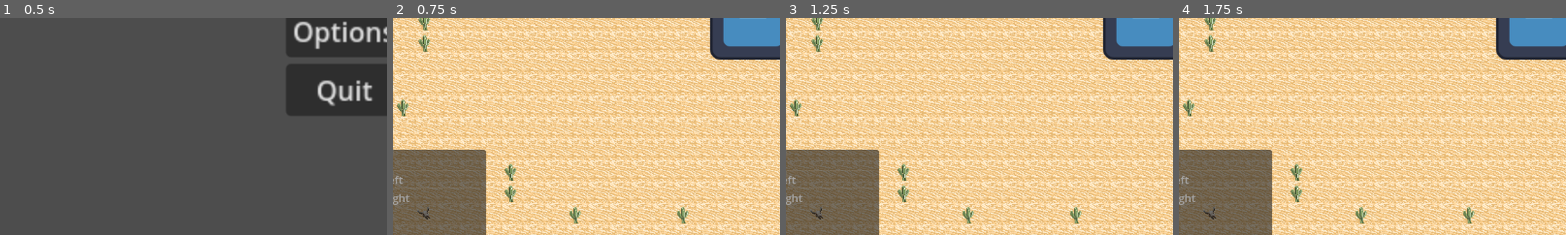
Above: before the commit, frames 1-4 (left to right).
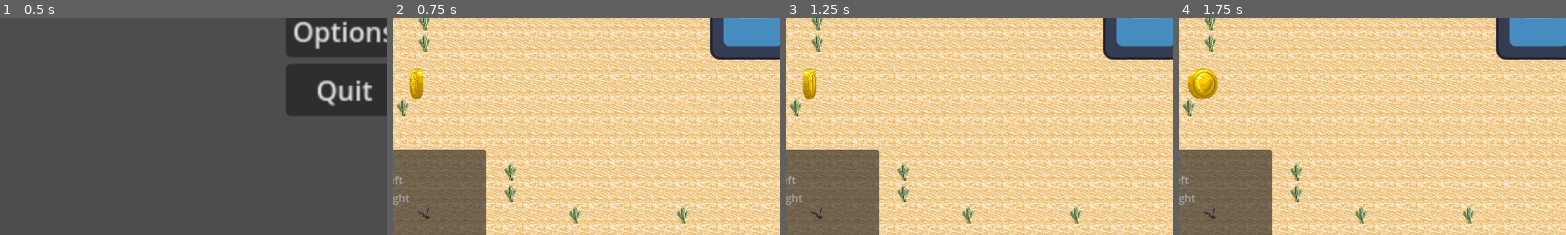
Above: after the commit, the same moments.

Repository: RunningGriffin/Hackathon-BYU-I
Game: Godot game, scene res://mainMenu.tscn
The game is run twice, just before and just after one commit, with the same random seed, the same clock (stepped at 60 frames per second) and the same inputs. The engine's default icon, where the game draws it, is replaced by a stand-in: a white triangle on a blue panel in a dark square.
Inputs:
- Up to frame 1 (0.5 s): no input
- Up to frame 2 (0.75 s): click "Play" at 0.5 s
- Up to frame 3 (1.25 s): no input
- Up to frame 4 (1.75 s): no input
The pictures show only the part of the screen within x 6-56%, y 47-96%; the shares and areas given below are measured in that part.

Frame 1 is identical in both runs. In frame 2, 0.5% of the frame differs, in the area x 4-9%, y 23-38%; in frame 3, 0.5%; in frame 4, 0.9%, in the area x 2-11%, y 23-38%.
Error in both runs: Invalid access to property or key 'position' on a base object of type 'null instance'. (res://Enemy.gd:94)

Commit message:
Added a victory screen scene n' whatnot

Diff:
--- /dev/null
+++ b/victory.gd
@@ -0,0 +1,15 @@
+extends Control
+
+
+# Button to main menu, will be replaced with button for next level if we get there
+func _on_next_level_button_pressed():
+	get_tree().change_scene_to_file("res://mainMenu.tscn")
+
+
+# Button for replaying the level
+func _on_replay_button_pressed():
+	get_tree().change_scene_to_file("res://world.tscn")
+
+# Show the player's score
+func print_results():
+	pass
--- /dev/null
+++ b/victory.tscn
@@ -0,0 +1,101 @@
+[gd_scene load_steps=6 format=3 uid="uid://cnmtc4eeu6q24"]
+
+[ext_resource type="Script" path="res://victory.gd" id="1_vvf3y"]
+[ext_resource type="FontFile" uid="uid://cwcmqnkjbp28c" path="res://font/Godot-Fontpack-master/fonts/architect-s-daughter/ArchitectsDaughter.ttf" id="2_6ok3l"]
+[ext_resource type="FontFile" uid="uid://0aoee57resw3" path="res://font/Godot-Fontpack-master/fonts/droid-sans/DroidSans-Bold.ttf" id="3_42o2o"]
+
+[sub_resource type="StyleBoxFlat" id="StyleBoxFlat_puij2"]
+bg_color = Color(0.72549, 0.576471, 0.529412, 1)
+corner_radius_top_left = 50
+corner_radius_top_right = 50
+corner_radius_bottom_right = 50
+corner_radius_bottom_left = 50
+
+[sub_resource type="LabelSettings" id="LabelSettings_hp7h4"]
+font = ExtResource("2_6ok3l")
+font_size = 96
+
+[node name="victoryScreen" type="Control"]
+layout_mode = 3
+anchors_preset = 15
+anchor_right = 1.0
+anchor_bottom = 1.0
+grow_horizontal = 2
+grow_vertical = 2
+script = ExtResource("1_vvf3y")
+
+[node name="ColorRect" type="ColorRect" parent="."]
+layout_mode = 1
+anchors_preset = 15
+anchor_right = 1.0
+anchor_bottom = 1.0
+grow_horizontal = 2
+grow_vertical = 2
+color = Color(0, 0, 0, 0.490196)
+
+[node name="Panel" type="Panel" parent="."]
+layout_mode = 1
+anchors_preset = 8
+anchor_left = 0.5
+anchor_top = 0.5
+anchor_right = 0.5
+anchor_bottom = 0.5
+offset_left = -345.0
+offset_top = -218.0
+offset_right = 352.0
+offset_bottom = 207.0
+grow_horizontal = 2
+grow_vertical = 2
+theme_override_styles/panel = SubResource("StyleBoxFlat_puij2")
+
+[node name="Label" type="Label" parent="Panel"]
+layout_mode = 1
+anchors_preset = 5
+anchor_left = 0.5
+anchor_right = 0.5
+offset_left = -311.5
+offset_top = 8.0
+offset_right = 311.5
+offset_bottom = 177.0
+grow_horizontal = 2
+text = "Game Over"
+label_settings = SubResource("LabelSettings_hp7h4")
+
+[node name="NextLevelButton" type="Button" parent="Panel"]
+layout_mode = 1
+anchors_preset = 8
+anchor_left = 0.5
+anchor_top = 0.5
+anchor_right = 0.5
+anchor_bottom = 0.5
+offset_left = -159.5
+offset_top = 62.5
+offset_right = 157.5
+offset_bottom = 136.5
+grow_horizontal = 2
+grow_vertical = 2
+theme_override_fonts/font = ExtResource("3_42o2o")
+theme_override_font_sizes/font_size = 56
+text = "Back to Menu"
+
+[node name="ReplayButton" type="Button" parent="Panel"]
+layout_mode = 1
+anchors_preset = 8
+anchor_left = 0.5
+anchor_top = 0.5
+anchor_right = 0.5
+anchor_bottom = 0.5
+offset_left = -4.0
+offset_top = -4.0
+offset_right = 4.0
+offset_bottom = 4.0
+grow_horizontal = 2
+grow_vertical = 2
+theme_override_fonts/font = ExtResource("3_42o2o")
+theme_override_font_sizes/font_size = 40
+text = "Replay"
+
+[connection signal="pressed" from="Panel/NextLevelButton" to="." method="_on_restart_button_pressed"]
+[connection signal="pressed" from="Panel/NextLevelButton" to="." method="_on_next_level_button_pressed"]
+[connection signal="pressed" from="Panel/ReplayButton" to="." method="_on_menu_button_pressed"]
+[connection signal="pressed" from="Panel/ReplayButton" to="." method="_on_replay_button_pressed"]
--- a/world.tscn
+++ b/world.tscn
@@ -27,6 +27,9 @@
 [node name="Coin" parent="TileMap" instance=ExtResource("6_cpruv")]
 position = Vector2(500, 100)
 
+[node name="Coin2" parent="TileMap" instance=ExtResource("6_cpruv")]
+position = Vector2(100, 400)
+
 [node name="GameOverScreen" parent="." instance=ExtResource("6_tnsj5")]
 
 [connection signal="hit" from="TileMap/Enemy" to="." method="_on_enemy_hit"]
Not shown: 1 places in world.tscn that only renumber resources
Not shown, changed: README.md
